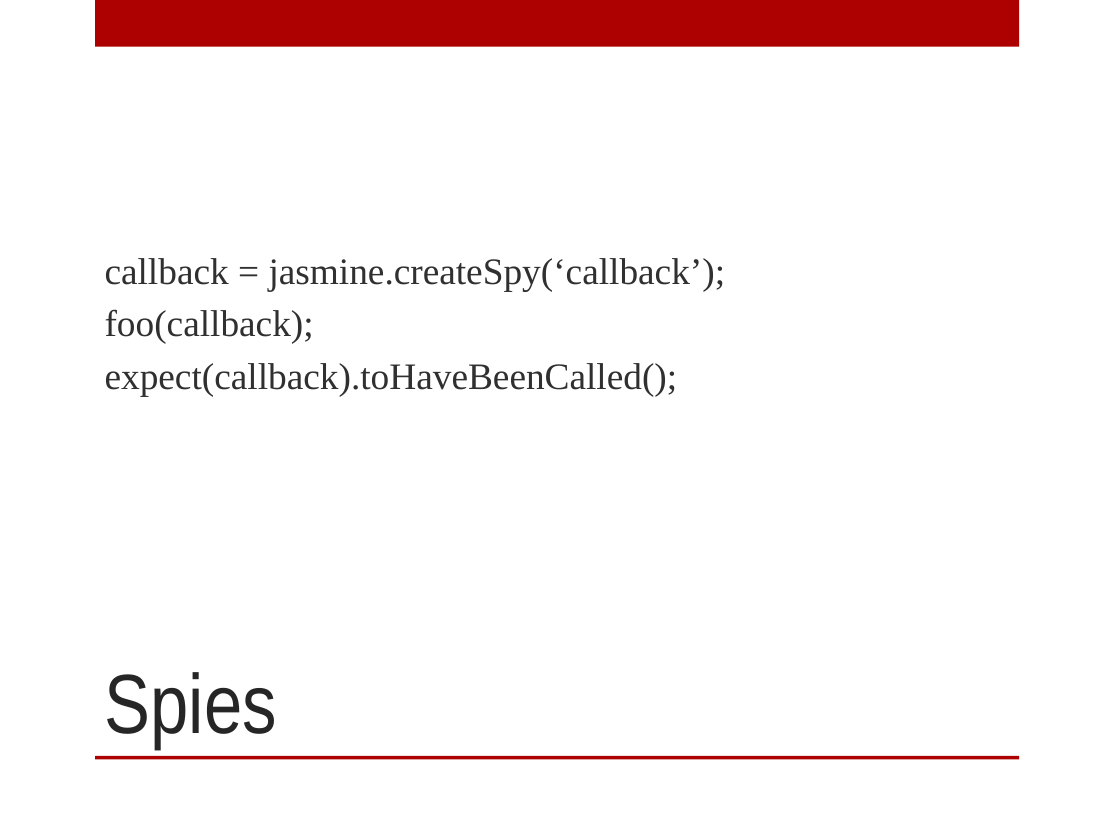
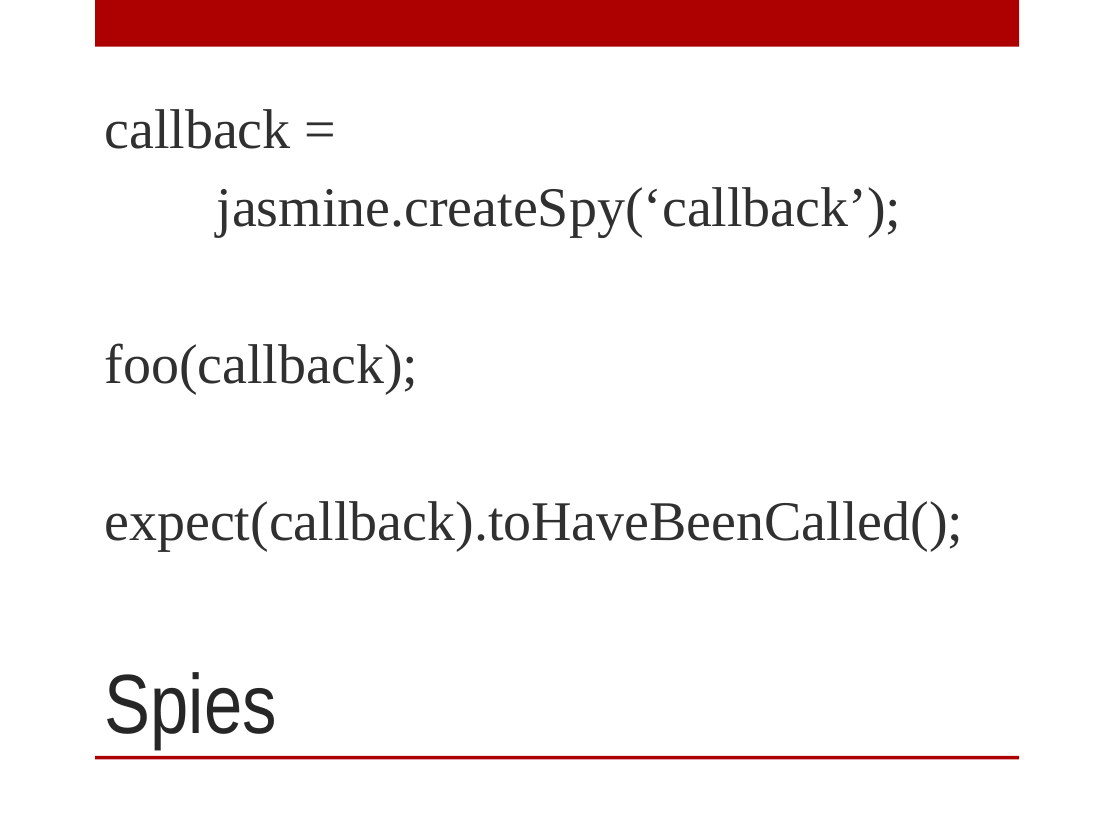
Before and after one commit to kennbrodhagen/angular-github-view, a slide deck: slide 8 of AngularJS Unit Testing.pptx. Drawn at 1120x840 pixels with LibreOffice and Linux fonts; fonts in the diff are those of the drawing; background and template pictures are left out. Boxes give left, top, right and bottom in pixels: in the first picture for what was removed or moved away, otherwise in the second. Text is boxed around its words. In the diff, an @@ line names an element or a change of style, - is before the commit and + after.

```diff
--- a/AngularJS Unit Testing.pptx
+++ b/AngularJS Unit Testing.pptx
@@ text at (x1=105, y1=109, x2=902, y2=237): text changed; size 24 to 36 pt @@
-callback = jasmine.createSpy(‘callback’);
+callback =
+jasmine.createSpy(‘callback’);
@@ text at (x1=105, y1=343, x2=964, y2=550): size 24 to 36 pt in "foo(callback);", "expect(callback).toHaveBeenCalled();"; more space between paragraphs @@
```
Also in this commit, not shown: 4 other slides changed, 2 slides added, 1 slide removed, 1 other file.
